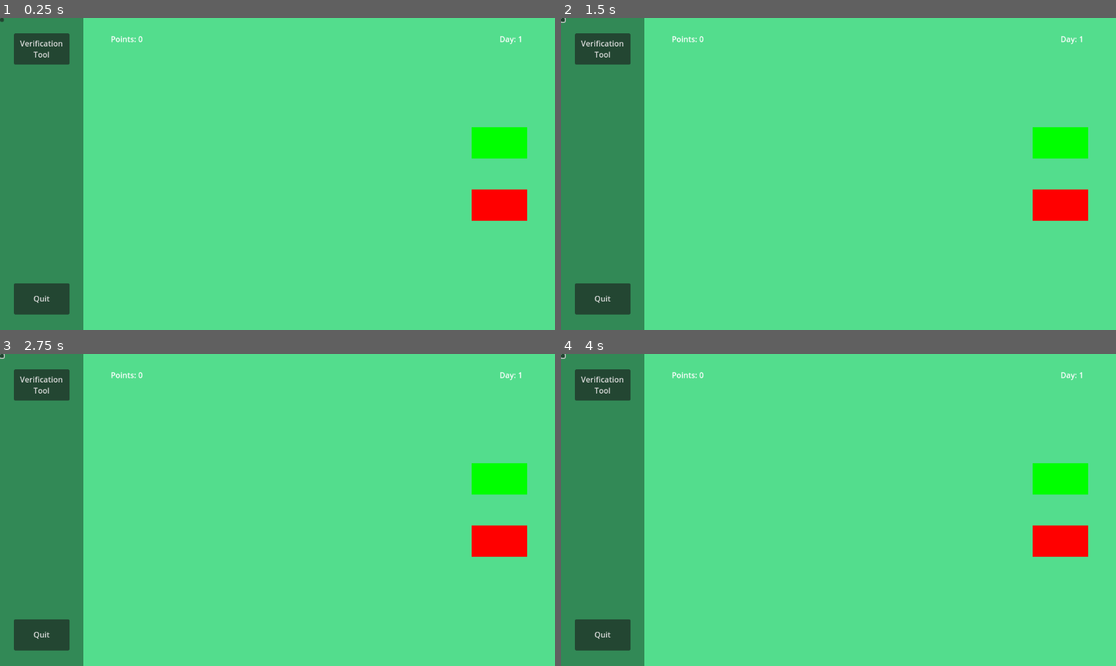
Above: before the commit, frames 1-4 (two rows, left to right).
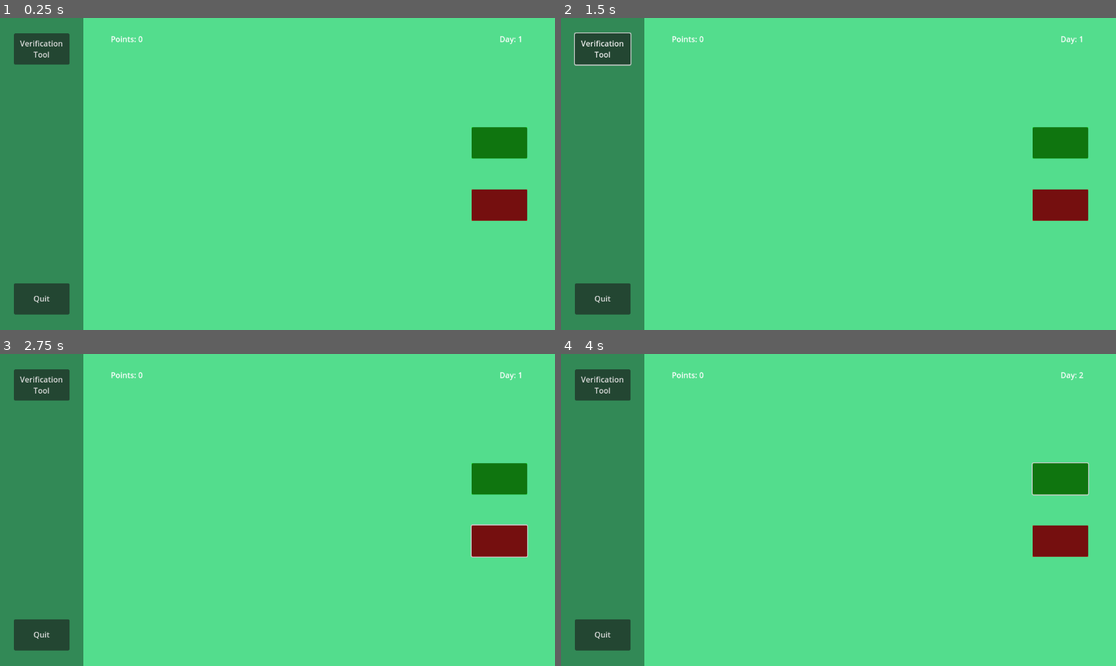
Above: after the commit, the same moments.

Repository: Professor-Augusto-Baffa/projeto-desenvolvimento-de-games-generation-ai
Game: Godot game, scene res://Main.tscn
Two runs of this game, one before a commit and one after it. Both use one fixed random seed, a clock stepped at 60 frames per second and the inputs below.
Inputs (mouse positions are in pixels of both pictures, inside the frame that each line leads up to):
- Up to frame 1 (0.25 s): no input
- Up to frame 2 (1.5 s): click "Verification Tool" at 0.5 s; click (561, 21) at 1.27 s
- Up to frame 3 (2.75 s): click (499, 541) at 2.02 s
- Up to frame 4 (4 s): click (1060, 478) at 2.77 s; click (1060, 478) at 3.52 s

The runs differ from the first frame. In frame 1, 2.1% of the frame differs, in the area x 0-95%, y 0-66%; in frame 2, 2.2%; in frame 3, 2.2%; in frame 4, 2.2%.
Error after the commit: Invalid operands 'int' and 'Nil' in operator '+'. (res://Main.gd:33)

Commit message:
update prototipo funcional

Diff:
--- a/ApplicationHandler.gd
+++ b/ApplicationHandler.gd
@@ -1,7 +1,7 @@
 extends CanvasLayer
 
 signal next_day
-signal app_processed(int)
+signal app_processed(value)
 
 var game_size
 var applications : Array
@@ -21,14 +21,15 @@
 
 # Called every frame. 'delta' is the elapsed time since the previous frame.
 func _process(delta):
-	unminimize_windows()
-	clamp_windows()
+	if (applications.is_empty()):
+		next_day.emit()
+		appendRandomApplications(apps_per_day)
+
 	if (not is_processing_app):
 		summon_application()
 
-	if (applications.is_empty()):
-		next_day.emit()
-		appendRandomApplications(apps_per_day)
+	unminimize_windows()
+	clamp_windows()
 
 func _input(event):
 	if event is InputEventMouseButton and event.pressed:
@@ -46,8 +47,8 @@
 
 func instantiate_window():
 	var newWindow : Window = Window.new()
+	newWindow.hide()
 	self.add_child(newWindow)
-	newWindow.hide()
 	newWindow.always_on_top = true
 	newWindow.size = Vector2(game_size[0] * 0.25, game_size[1] * 0.3)
 	newWindow.set_position(Vector2(game_size[0] * 0.5 - newWindow.size[0] * 0.5,
@@ -72,6 +73,14 @@
 	$Reject.set_position(Vector2(game_size[0] * 0.9 - $Reject.size[0] * 0.5,
 								 game_size[1] * 0.6 - $Reject.size[1] * 0.5))
 
+	$AcceptButton.size = Vector2(game_size[0] * 0.1, game_size[1] * 0.1)
+	$AcceptButton.set_position(Vector2(game_size[0] * 0.9 - $AcceptButton.size[0] * 0.5,
+									   game_size[1] * 0.4 - $AcceptButton.size[1] * 0.5))
+
+	$RejectButton.size = Vector2(game_size[0] * 0.1, game_size[1] * 0.1)
+	$RejectButton.set_position(Vector2(game_size[0] * 0.9 - $RejectButton.size[0] * 0.5,
+									   game_size[1] * 0.6 - $RejectButton.size[1] * 0.5))
+
 func summon_application():
 	applications[0].window.show()
 	is_processing_app = true
@@ -85,16 +94,22 @@
 	window.position.y = clamp(window.position.y, 0, game_size.y - window.size.y)
 
 func process_application():
-	if (processing_type == 1):
-		if (applications[0].correctness):
-			is_processing_app = false
-		else:
-			is_processing_app = false
-	elif (processing_type == 2):
-		if (applications[0].correctness):
-			is_processing_app = false
-		else:
-			is_processing_app = false
+	var points
+	if (processing_type != 0):
+		if (processing_type == 1):
+			if (applications[0].correctness):
+				points = applications[0].points
+			else:
+				points = -applications[0].points
+		elif (processing_type == 2):
+			if (applications[0].correctness):
+				points = -applications[0].points
+			else:
+				points = applications[0].points
+	applications[0].window.hide()
+	applications.remove_at(0)
+	app_processed.emit(points)
+	is_processing_app = false
 
 func unminimize_windows():
 	if (applications[0].window.mode == Window.MODE_MINIMIZED):
--- a/Main.tscn
+++ b/Main.tscn
@@ -72,14 +72,25 @@
 offset_bottom = 354.0
 color = Color(1, 0, 0, 1)
 
-[node name="Button" type="Button" parent="ApplicationHandler"]
+[node name="AcceptButton" type="Button" parent="ApplicationHandler"]
+offset_right = 8.0
+offset_bottom = 8.0
+
+[node name="RejectButton" type="Button" parent="ApplicationHandler"]
 offset_right = 8.0
 offset_bottom = 8.0
 
 [connection signal="pressed" from="ToolHandler/YesNoTool" to="ToolHandler" method="_on_YesNoTool_pressed"]
 [connection signal="pressed" from="ToolHandler/Quit" to="ToolHandler" method="_on_QuitButton_pressed"]
+[connection signal="app_processed" from="ApplicationHandler" to="." method="_compute_points"]
 [connection signal="next_day" from="ApplicationHandler" to="." method="_pass_day"]
 [connection signal="mouse_entered" from="ApplicationHandler/Accept" to="ApplicationHandler" method="_entered" binds= [1]]
 [connection signal="mouse_exited" from="ApplicationHandler/Accept" to="ApplicationHandler" method="_exited"]
 [connection signal="mouse_entered" from="ApplicationHandler/Reject" to="ApplicationHandler" method="_entered" binds= [2]]
 [connection signal="mouse_exited" from="ApplicationHandler/Reject" to="ApplicationHandler" method="_exited"]
+[connection signal="mouse_entered" from="ApplicationHandler/AcceptButton" to="ApplicationHandler" method="_entered" binds= [1]]
+[connection signal="mouse_exited" from="ApplicationHandler/AcceptButton" to="ApplicationHandler" method="_exited"]
+[connection signal="pressed" from="ApplicationHandler/AcceptButton" to="ApplicationHandler" method="process_application"]
+[connection signal="mouse_entered" from="ApplicationHandler/RejectButton" to="ApplicationHandler" method="_entered" binds= [2]]
+[connection signal="mouse_exited" from="ApplicationHandler/RejectButton" to="ApplicationHandler" method="_exited"]
+[connection signal="pressed" from="ApplicationHandler/RejectButton" to="ApplicationHandler" method="process_application"]
